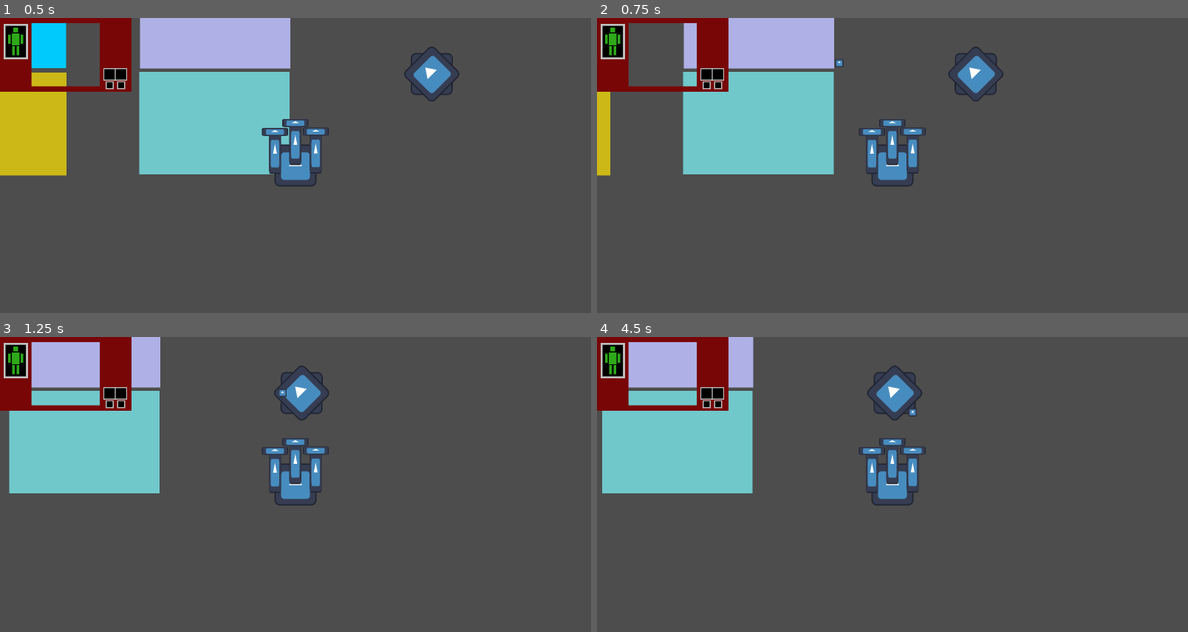
Above: before the commit, frames 1-4 (two rows, left to right).
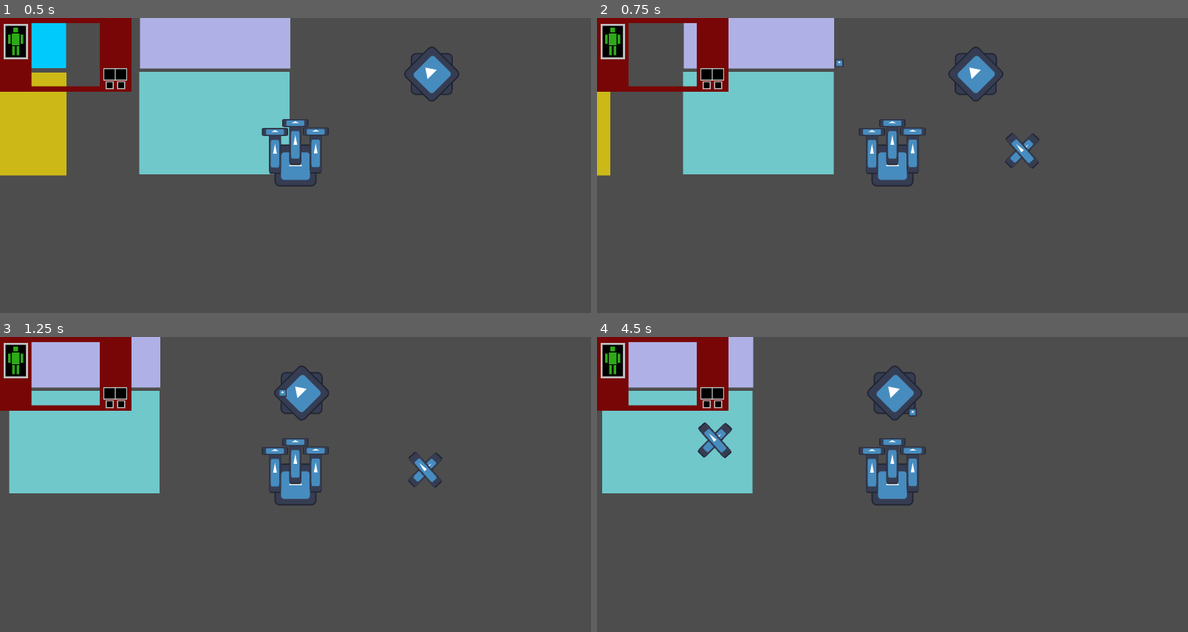
Above: after the commit, the same moments.

Repository: alin-but-real/gamenr1
Game: Godot game, scene res://scenes/main.tscn
The game is run twice, just before and just after one commit, with the same random seed, the same clock (stepped at 60 frames per second) and the same inputs. The engine's default icon, where the game draws it, is replaced by a stand-in: a white triangle on a blue panel in a dark square.
Inputs (mouse positions are in pixels of both pictures, inside the frame that each line leads up to):
- Up to frame 1 (0.5 s): no input
- Up to frame 2 (0.75 s): tap Enter at 0.5 s; move the mouse to (1022, 150) at 0.52 s; hold E (move_right) from 0.53 s (still down); hold Space (fire_weapon_0) from 0.53 s (still down)
- Up to frame 3 (1.25 s): keep holding E (move_right); keep holding Space (fire_weapon_0)
- Up to frame 4 (4.5 s): move the mouse to (774, 499) at 1.27 s; release E (move_right) at 1.28 s; release Space (fire_weapon_0) at 1.28 s; hold S (move_backward) 1.28-2.03 s; tap 1 (fire_weapon_1) at 1.35 s; move the mouse to (951, 419) at 2.02 s; hold E (move_right) 2.03-2.78 s; hold 2 (fire_weapon_2) 2.03-2.78 s; tap Space (fire_weapon_0) at 2.75, 2.85 s; move the mouse to (862, 543) at 2.77 s; hold W (move_forward) 2.78-3.53 s; move the mouse to (1069, 528) at 3.52 s; hold 1 (fire_weapon_1) 3.53-4.28 s; hold Q (move_left) from 3.53 s (still down); tap Enter at 4.25 s; move the mouse to (715, 440) at 4.27 s; tap 2 (fire_weapon_2) at 4.35 s

Frame 1 is identical in both runs. In frame 2, 0.3% of the frame differs, in the area x 69-75%, y 39-51%; in frame 3, 0.3%; in frame 4, 0.4%, in the area x 17-23%, y 29-42%.

Commit message:
mouse crosshair 2/2

Diff:
--- a/scenes/main.tscn
+++ b/scenes/main.tscn
@@ -1,7 +1,8 @@
-[gd_scene load_steps=4 format=3 uid="uid://cw12oln663ifm"]
+[gd_scene load_steps=5 format=3 uid="uid://cw12oln663ifm"]
 
 [ext_resource type="PackedScene" uid="uid://c30qcrpj0upsy" path="res://scenes/player.tscn" id="1_o5qli"]
 [ext_resource type="PackedScene" uid="uid://cm052urhex8n1" path="res://scenes/user_interface.tscn" id="2_0wfyh"]
+[ext_resource type="PackedScene" uid="uid://bxlpvk6fkjk62" path="res://scenes/Crosshair.tscn" id="2_jyhfs"]
 [ext_resource type="PackedScene" uid="uid://c3h5sjp4kk2i0" path="res://scenes/debug_dummy.tscn" id="3_sugp2"]
 
 [node name="Main" type="Node2D"]
@@ -74,3 +75,7 @@
 
 [node name="DebugDummy" parent="." instance=ExtResource("3_sugp2")]
 position = Vector2(1573, 331)
+
+[node name="Crosshair" parent="." node_paths=PackedStringArray("player") instance=ExtResource("2_jyhfs")]
+position = Vector2(1158, 610)
+player = NodePath("../Player")
